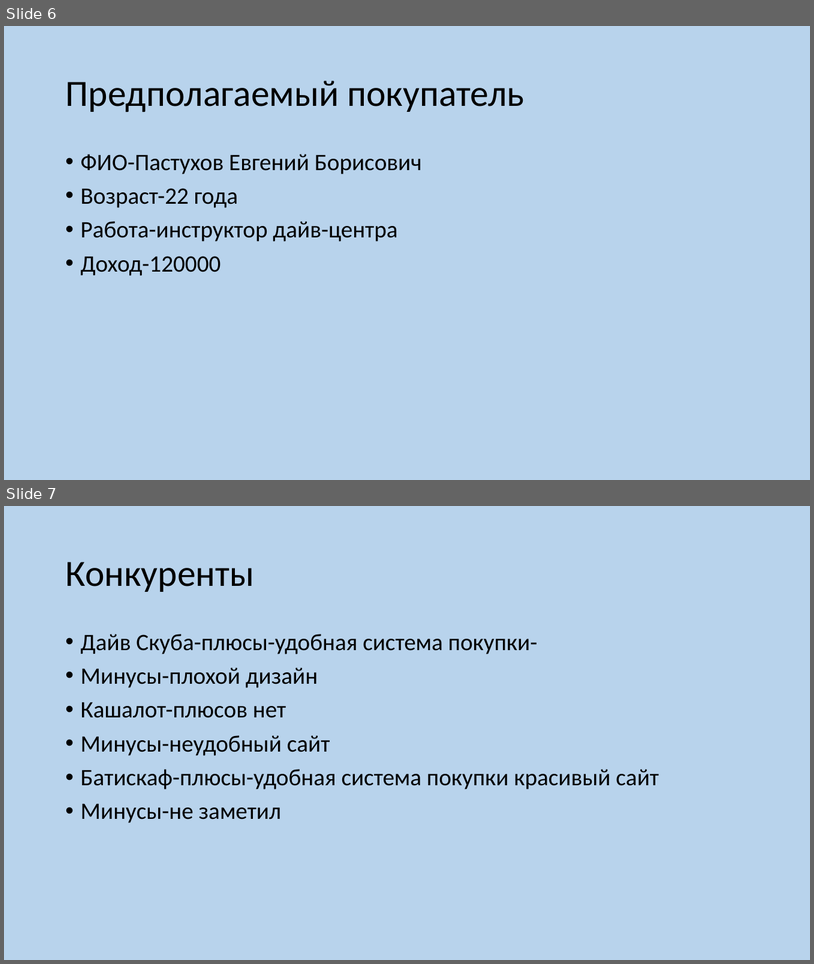
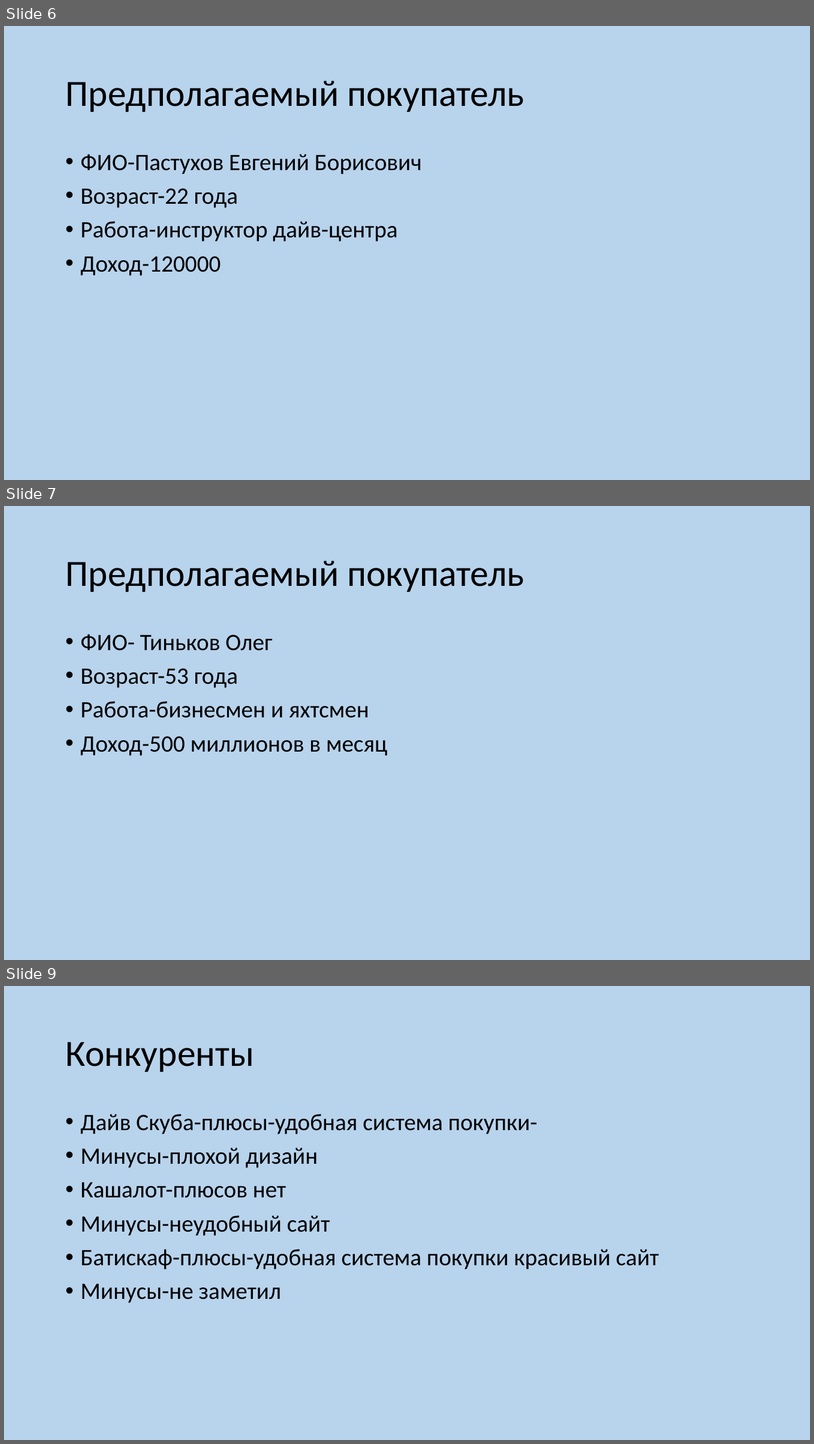
Before and after one commit to detiweb/Avtukhov-Final, a slide deck: Diver-shop.pptx. Shown one above the other, each under a label of ours: slides 6 and 7 before the commit, slides 6, 7 and 9 after it; the slides between them are not shown. The pictures are 814x964 and 814x1444 pixels, drawn with LibreOffice and Linux fonts; fonts in the diff are those of the drawing. Boxes give left, top, right and bottom in pixels: in the first picture for what was removed or moved away, otherwise in the second. Text is boxed around its words. In the diff, an @@ line names an element or a change of style, - is before the commit and + after.

```diff
--- a/Diver-shop.pptx
+++ b/Diver-shop.pptx
@@ slide 7 added at box(4, 506, 810, 960), background #9DC3E6 at 72% opacity @@
@@ title added at box(65, 561, 525, 592), 44 pt, text #000000 @@
+Предполагаемый покупатель
@@ text added at box(81, 634, 387, 756), 28 pt, text #000000 @@
+• ФИО- Тиньков Олег
+• Возраст-53 года
+• Работа-бизнесмен и яхтсмен
+• Доход-500 миллионов в месяц
@@ what was slide 7 is now slide 9 @@
```
Also in this commit, not shown: 1 other slide added, 6 other files.
